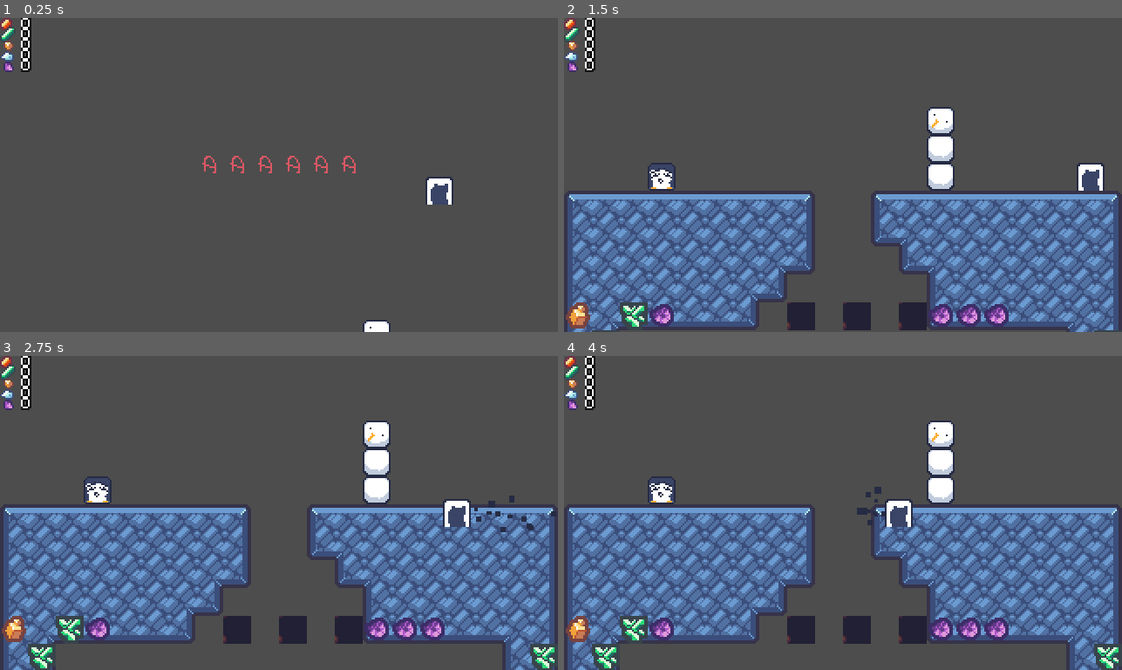
Above: before the commit, frames 1-4 (two rows, left to right).
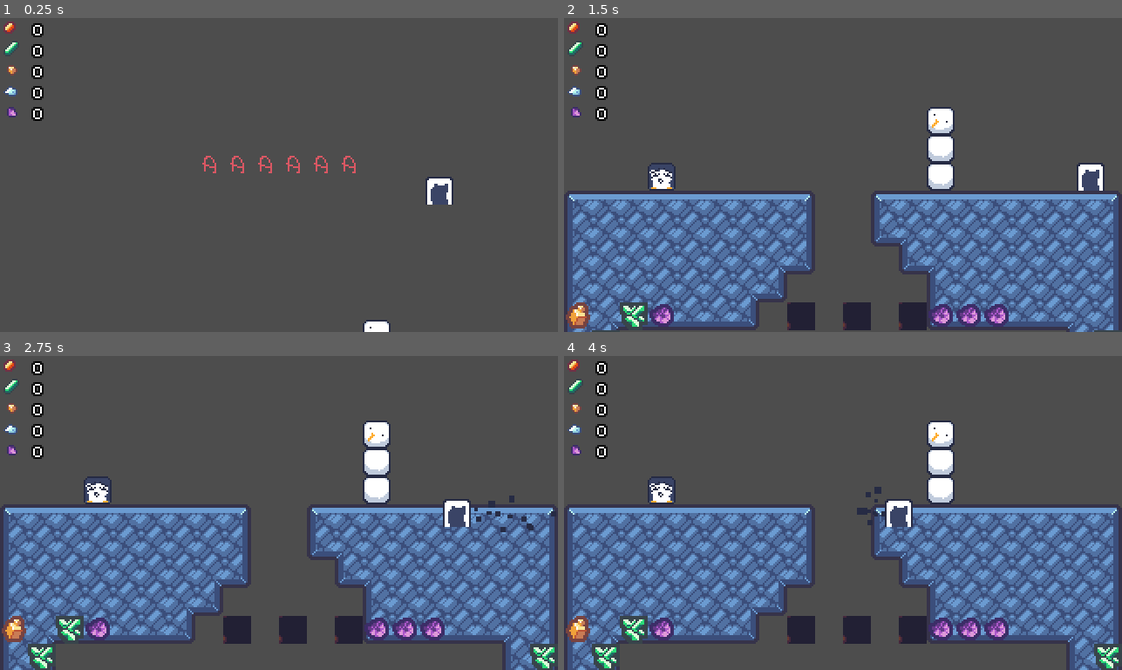
Above: after the commit, the same moments.

Repository: Ninesliced/ludumdare-57
Game: Godot game, scene res://scenes/main.tscn
The game is run twice, just before and just after one commit, with the same random seed, the same clock (stepped at 60 frames per second) and the same inputs. The engine's default icon, where the game draws it, is replaced by a stand-in: a white triangle on a blue panel in a dark square.
Inputs (mouse positions are in pixels of both pictures, inside the frame that each line leads up to):
- Up to frame 1 (0.25 s): no input
- Up to frame 2 (1.5 s): move the mouse to (965, 159) at 0.52 s; hold D (right) 0.53-1.25 s; tap J (burrow) at 0.6 s; click (965, 159) at 0.67 s; tap Space (jump) at 0.77 s; drag from (731, 190) to (999, 325) at 1.27 s
- Up to frame 3 (2.75 s): tap Enter at 2 s; move the mouse to (334, 443) at 2.02 s; hold A (left) from 2.03 s (still down); tap J (burrow) at 2.1 s
- Up to frame 4 (4 s): release A (left) at 2.75 s; drag from (815, 575) to (999, 629) at 2.77 s; move the mouse to (1010, 560) at 3.52 s; hold D (right) from 3.53 s (still down); tap J (burrow) at 3.6 s; tap Space (jump) at 3.77 s

The runs differ from the first frame. In frame 1, 1.2% of the frame differs, in the area x 0-8%, y 0-33%; in frame 2, 1.2%; in frame 3, 1.2%; in frame 4, 1.2%.

Commit message:
ADD inventory

Diff:
--- a/scenes/entities/ores/amethyst.tscn
+++ b/scenes/entities/ores/amethyst.tscn
@@ -5,6 +5,7 @@
 [ext_resource type="Texture2D" uid="uid://cn4jvfd6cg4ow" path="res://assets/images/particle/amethyst.png" id="3_12uyo"]
 
 [node name="Ore" instance=ExtResource("1_sfs5j")]
+mineral = 4
 
 [node name="Sprite2D" parent="." index="0"]
 unique_name_in_owner = true
--- a/scenes/entities/ores/diamond.tscn
+++ b/scenes/entities/ores/diamond.tscn
@@ -5,6 +5,7 @@
 [ext_resource type="Texture2D" uid="uid://byqi1jewgjarj" path="res://assets/images/particle/diamond.png" id="3_21x43"]
 
 [node name="Ore" instance=ExtResource("1_8nmvj")]
+mineral = 3
 
 [node name="Sprite2D" parent="." index="0"]
 unique_name_in_owner = true
--- a/scenes/entities/ores/emerald.tscn
+++ b/scenes/entities/ores/emerald.tscn
@@ -5,6 +5,7 @@
 [ext_resource type="Texture2D" uid="uid://jmacgn175a4d" path="res://assets/images/particle/emerald.png" id="3_3j3i4"]
 
 [node name="Ore" instance=ExtResource("1_3b5yp")]
+mineral = 1
 
 [node name="Sprite2D" parent="." index="0"]
 unique_name_in_owner = true
--- a/scenes/entities/ores/ore.gd
+++ b/scenes/entities/ores/ore.gd
@@ -3,6 +3,7 @@
 class_name Ore
 
 var collected : bool = false
+@export var mineral: Inventory.Minerals = Inventory.Minerals.RUBY
 @onready var destroyParticle : CPUParticles2D = %DestroyParticle
 @onready var sprite: AnimatedSprite2D = %Sprite2D
 
@@ -12,7 +13,11 @@
 	collected = true
 
 	sprite.hide()
+	if body is Player:
+		var player = body as Player
+		player.inventory.add_mineral(mineral, 1)
 	destroyParticle.emitting = true
 	await destroyParticle.finished
+
 	queue_free()
 	pass # Replace with function body.
--- a/scenes/entities/ores/topaz.tscn
+++ b/scenes/entities/ores/topaz.tscn
@@ -4,6 +4,7 @@
 [ext_resource type="SpriteFrames" uid="uid://boh4k6axpjakx" path="res://assets/tres/ore.tres" id="2_j7cnw"]
 
 [node name="Ore" instance=ExtResource("1_16am1")]
+mineral = 2
 
 [node name="Sprite2D" parent="." index="0"]
 unique_name_in_owner = true
--- a/scenes/ui/icon_text.gd
+++ b/scenes/ui/icon_text.gd
@@ -4,7 +4,10 @@
 @onready var label: RichTextLabel = %Label
 
 
-func set_icon_text(icon: Texture2D, text: String) -> void:
+func set_icon_text(icon: Texture2D, text) -> void:
+    if text is int:
+        text = str(text)
+    text = " " + text
     texture_rect.texture = icon
     label.text = text
 
--- a/scenes/ui/icon_text.tscn
+++ b/scenes/ui/icon_text.tscn
@@ -19,6 +19,8 @@
 
 [node name="Label" type="RichTextLabel" parent="."]
 unique_name_in_owner = true
+clip_contents = false
+custom_minimum_size = Vector2(0, 12)
 layout_mode = 2
 size_flags_horizontal = 3
 size_flags_vertical = 3
@@ -26,8 +28,7 @@
 theme = ExtResource("2_q86e8")
 theme_override_colors/font_outline_color = Color(0, 0, 0, 1)
 theme_override_constants/outline_size = 4
-text = " test"
-fit_content = true
+text = "0"
 scroll_active = false
 shortcut_keys_enabled = false
 horizontal_alignment = 3
--- a/scenes/ui/in_game/in_game_ui.gd
+++ b/scenes/ui/in_game/in_game_ui.gd
@@ -15,8 +15,8 @@
 	var inventory = player.inventory as Inventory
 	var minerals = inventory.minerals
 
-	%Ruby.set_icon_text(Global.minerals_icon[Inventory.Minerals.RUBY], "0")
-	%Emerald.set_icon_text(Global.minerals_icon[Inventory.Minerals.EMERALD], "0")
-	%Topaz.set_icon_text(Global.minerals_icon[Inventory.Minerals.TOPAZ], "0")
-	%Diamond.set_icon_text(Global.minerals_icon[Inventory.Minerals.DIAMOND], "0")
-	%Amethyst.set_icon_text(Global.minerals_icon[Inventory.Minerals.AMETHYST], "0")
+	%Ruby.set_icon_text(Global.minerals_icon[Inventory.Minerals.RUBY], minerals[Inventory.Minerals.RUBY])
+	%Emerald.set_icon_text(Global.minerals_icon[Inventory.Minerals.EMERALD], minerals[Inventory.Minerals.EMERALD])
+	%Topaz.set_icon_text(Global.minerals_icon[Inventory.Minerals.TOPAZ], minerals[Inventory.Minerals.TOPAZ])
+	%Diamond.set_icon_text(Global.minerals_icon[Inventory.Minerals.DIAMOND], minerals[Inventory.Minerals.DIAMOND])
+	%Amethyst.set_icon_text(Global.minerals_icon[Inventory.Minerals.AMETHYST], minerals[Inventory.Minerals.AMETHYST])
--- a/scenes/ui/in_game/in_game_ui.tscn
+++ b/scenes/ui/in_game/in_game_ui.tscn
@@ -16,7 +16,7 @@
 [node name="Left" type="VBoxContainer" parent="HBoxContainer"]
 layout_mode = 2
 size_flags_horizontal = 3
-theme_override_constants/separation = -2
+theme_override_constants/separation = 0
 
 [node name="Ruby" parent="HBoxContainer/Left" instance=ExtResource("1_5dmfb")]
 unique_name_in_owner = true
Not shown: 1 places in scenes/ui/icon_text.tscn that only renumber resources
